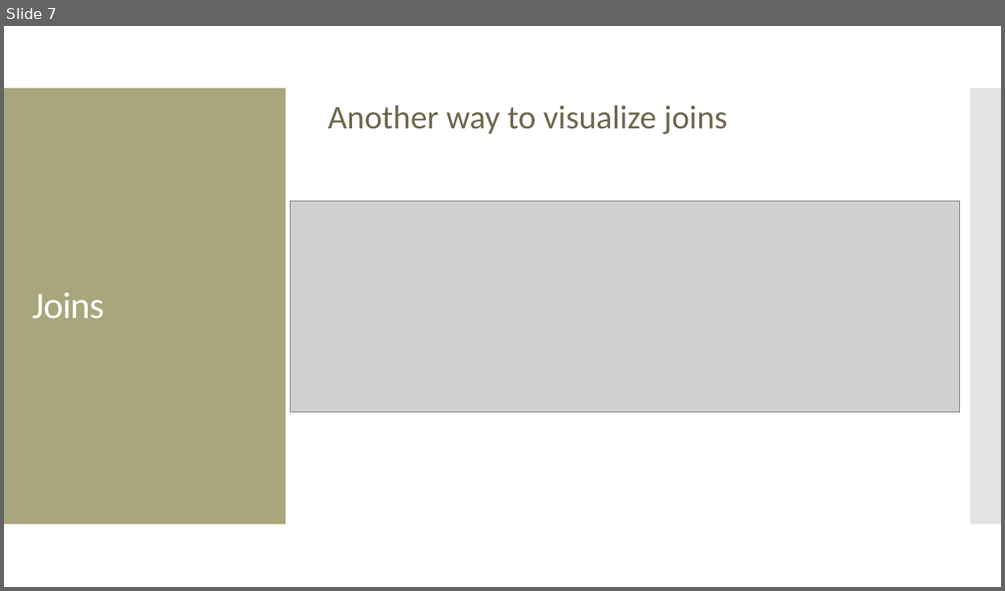
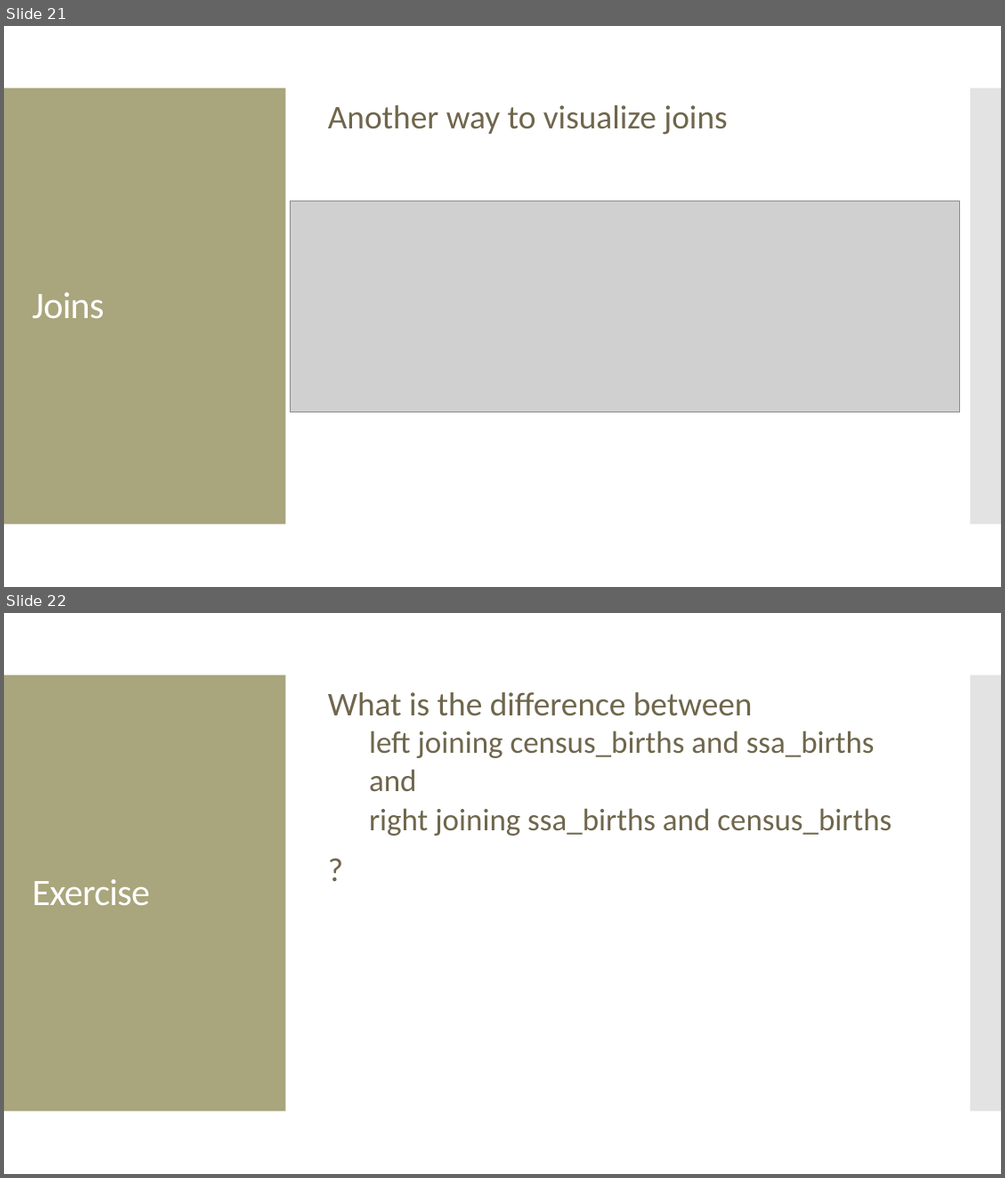
Before and after one commit to amosca01/Intro-DS-F23, a slide deck: slides/13-data-wrangling-joins2.pptx. Shown one above the other, each under a label of ours: slide 7 before the commit, slides 21 and 22 after it. The pictures are 1005x591 and 1005x1178 pixels, drawn with LibreOffice and Linux fonts; fonts in the diff are those of the drawing; grey boxes stand for pictures. Boxes give left, top, right and bottom in pixels: in the first picture for what was removed or moved away, otherwise in the second. Text is boxed around its words. In the diff, an @@ line names an element or a change of style, - is before the commit and + after.

```diff
--- a/slides/13-data-wrangling-joins2.pptx
+++ b/slides/13-data-wrangling-joins2.pptx
@@ slide 22 added at (4, 613, 1001, 1174), background #FFFFFF; not listed: 2 template elements that a slide beside it also shows @@
@@ text added at (328, 692, 891, 835), 30 pt, text #6F664C @@
+What is the difference between
+  left joining census_births and ssa_births
+  and
+  right joining ssa_births and census_births
+?
@@ title added at (32, 879, 150, 905), 36 pt, text #FFFFFF @@
+Exercise
@@ what was slide 7 is now slide 21 @@
```
Also in this commit, not shown: 15 other slides added, 14 other files.
